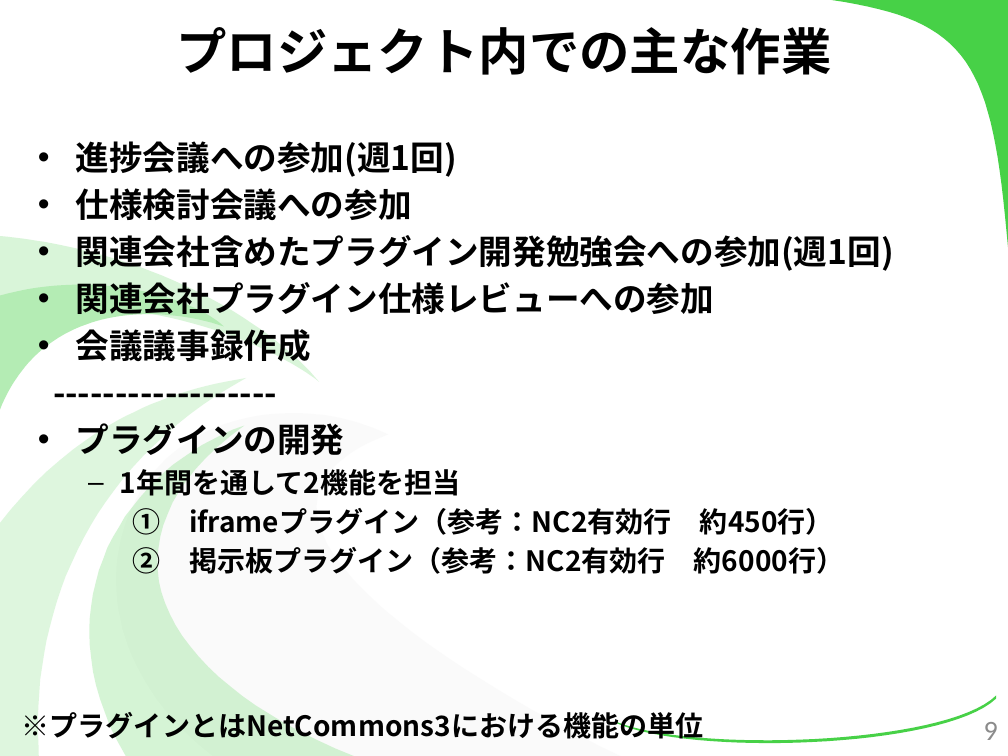
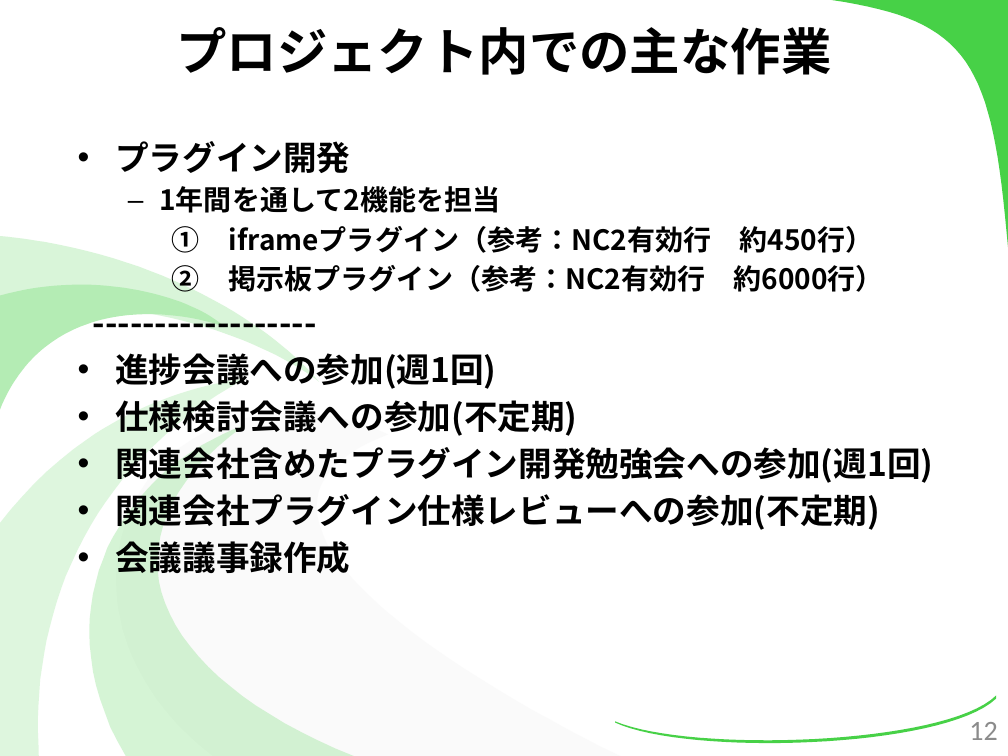
Before and after one commit to kotaro0717/Report-Management, a slide deck: slide 12 of 2.最終報告/3.発表資料/報告資料(最終).pptx (slide 9 before the commit). Drawn at 1008x756 pixels with LibreOffice and Linux fonts; fonts in the diff are those of the drawing. Boxes give left, top, right and bottom in pixels: in the first picture for what was removed or moved away, otherwise in the second. Text is boxed around its words. In the diff, an @@ line names an element or a change of style, - is before the commit and + after.

```diff
--- a/2.最終報告/3.発表資料/報告資料(最終).pptx
+++ b/2.最終報告/3.発表資料/報告資料(最終).pptx
@@ text "プラグイン開発": place and size @@
-text "プラグイン開発" at bbox=[76, 141, 894, 574]
+text "プラグイン開発" at bbox=[115, 141, 933, 575]
@@ text at bbox=[115, 141, 350, 173]: text changed @@
-• 進捗会議への参加(週1回)
-• 仕様検討会議への参加
-• 関連会社含めたプラグイン開発勉強会への参加(週1回)
-• 関連会社プラグイン仕様レビューへの参加
-• 会議議事録作成
-------------------
-• プラグインの開発
+• プラグイン開発
@@ text at bbox=[115, 353, 933, 575]: paragraphs added @@
+------------------
+• 進捗会議への参加(週1回)
+• 仕様検討会議への参加(不定期)
+• 関連会社含めたプラグイン開発勉強会への参加(週1回)
+• 関連会社プラグイン仕様レビューへの参加(不定期)
+• 会議議事録作成
@@ text removed at bbox=[22, 712, 704, 741] @@
-※プラグインとはNetCommons3における機能の単位
@@ page number at bbox=[969, 722, 997, 740]: text changed @@
-9
+12
```
Also in this commit, not shown: 16 other slides changed, 8 slides added, 1 slide removed.
